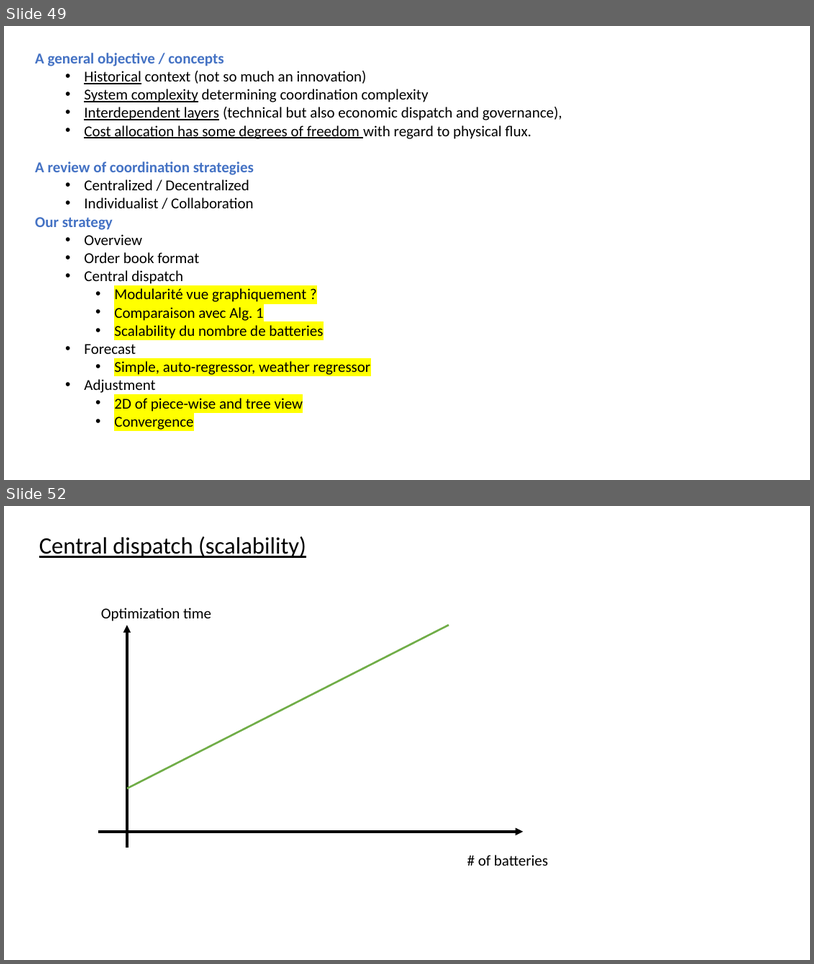
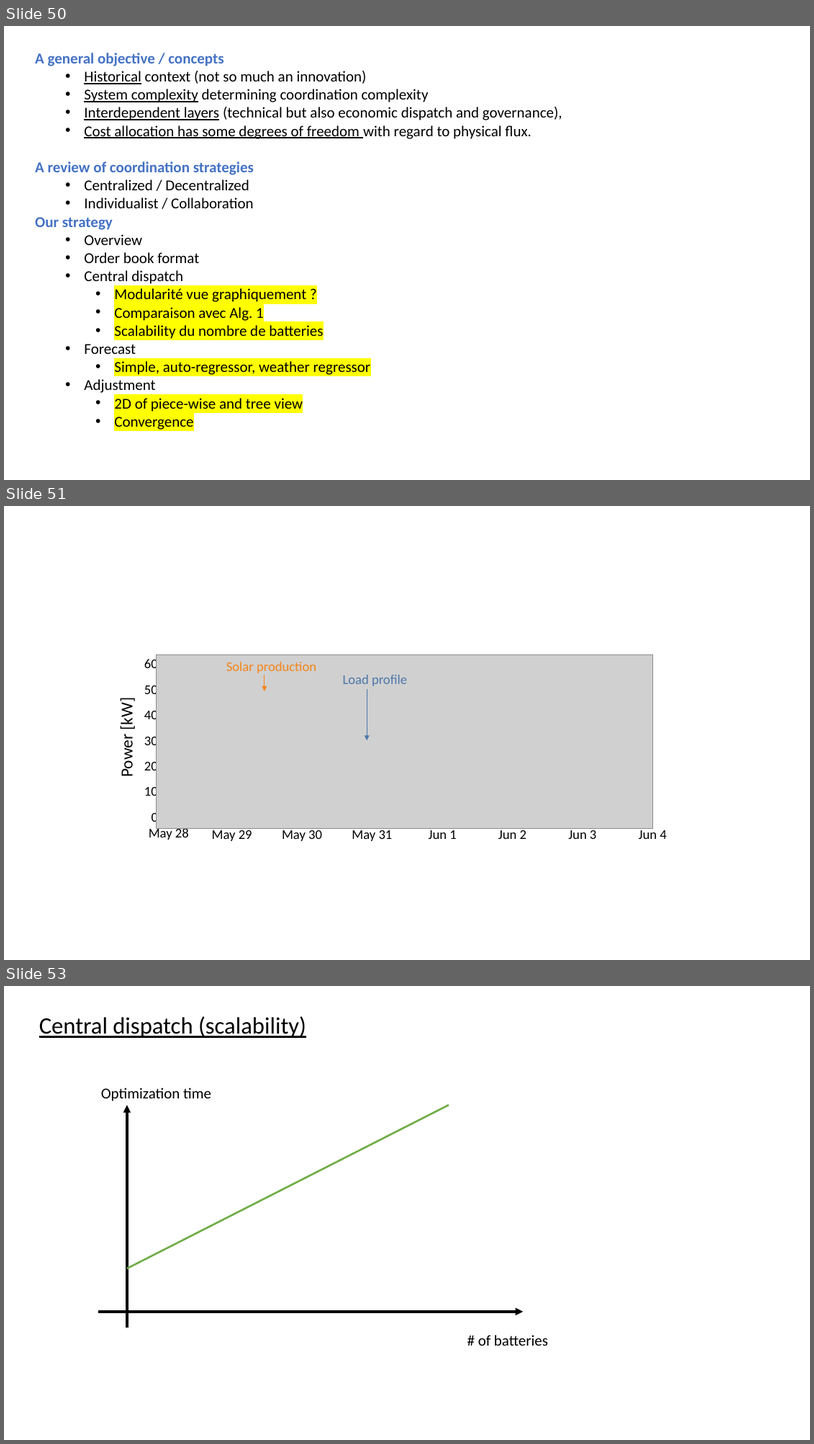
Before and after one commit to Jonathan56/supplementary_thesis, a slide deck: figures.pptx. Shown one above the other, each under a label of ours: slides 49 and 52 before the commit, slides 50, 51 and 53 after it; the slides between them are not shown. The pictures are 814x964 and 814x1444 pixels, drawn with LibreOffice and Linux fonts; fonts in the diff are those of the drawing; grey boxes stand for pictures. Boxes give left, top, right and bottom in pixels: in the first picture for what was removed or moved away, otherwise in the second. Text is boxed around its words. In the diff, an @@ line names an element or a change of style, - is before the commit and + after.

```diff
--- a/figures.pptx
+++ b/figures.pptx
@@ slide 51 added at [4, 506, 810, 960], background #FFFFFF @@
@@ freeform shape added at [117, 624, 118, 625], fill #000000 @@
@@ picture added at [157, 655, 653, 829] @@
@@ freeform shape added at [161, 656, 162, 819], outline #000000 1.5 pt @@
@@ group added at [232, 656, 584, 819]: 6 freeform shapes @@
@@ text added at [144, 657, 158, 672], 16 pt, text #000000 @@
+60
@@ group added at [162, 667, 653, 794]: 6 freeform shapes @@
@@ text added at [226, 662, 316, 675], 16 pt, text #F58518 @@
+Solar production
@@ arrow added from (265, 674) to (265, 691), #F58518 1 pt @@
@@ text added at [343, 674, 407, 686], 16 pt, text #4C78A8 @@
+Load profile
@@ text added at [144, 683, 158, 698], 16 pt, text #000000 @@
+50
@@ arrow added from (367, 690) to (367, 740), #4C78A8 1 pt @@
@@ text added at [116, 700, 136, 776], 20 pt, text #000000 @@
+Power [kW]
@@ text added at [144, 708, 158, 723], 16 pt, text #000000 @@
+40
@@ text added at [144, 734, 158, 749], 16 pt, text #000000 @@
+30
@@ text added at [144, 759, 158, 775], 16 pt, text #000000 @@
+20
@@ text added at [144, 785, 158, 800], 16 pt, text #000000 @@
+10
@@ text added at [149, 826, 189, 839], 16 pt, text #000000 @@
+May 28
@@ text added at [152, 811, 158, 826], 16 pt, text #000000 @@
+0
@@ freeform shape added at [162, 818, 653, 819], fill #000000, outline #000000 1.5 pt @@
@@ text added at [212, 827, 252, 841], 16 pt, text #000000 @@
+May 29
@@ text added at [282, 827, 322, 841], 16 pt, text #000000 @@
+May 30
@@ text added at [352, 827, 393, 841], 16 pt, text #000000 @@
+May 31
@@ text added at [429, 827, 456, 839], 16 pt, text #000000 @@
+Jun 1
@@ text added at [499, 827, 527, 839], 16 pt, text #000000 @@
+Jun 2
@@ text added at [568, 827, 597, 839], 16 pt, text #000000 @@
+Jun 3
@@ text added at [639, 827, 666, 839], 16 pt, text #000000 @@
+Jun 4
@@ what was slide 49 is now slide 50 @@
@@ what was slide 52 is now slide 53 @@
```
Also in this commit, not shown: 1 slide changed, 1 other slide added, 1 slide removed, 3 other files.
